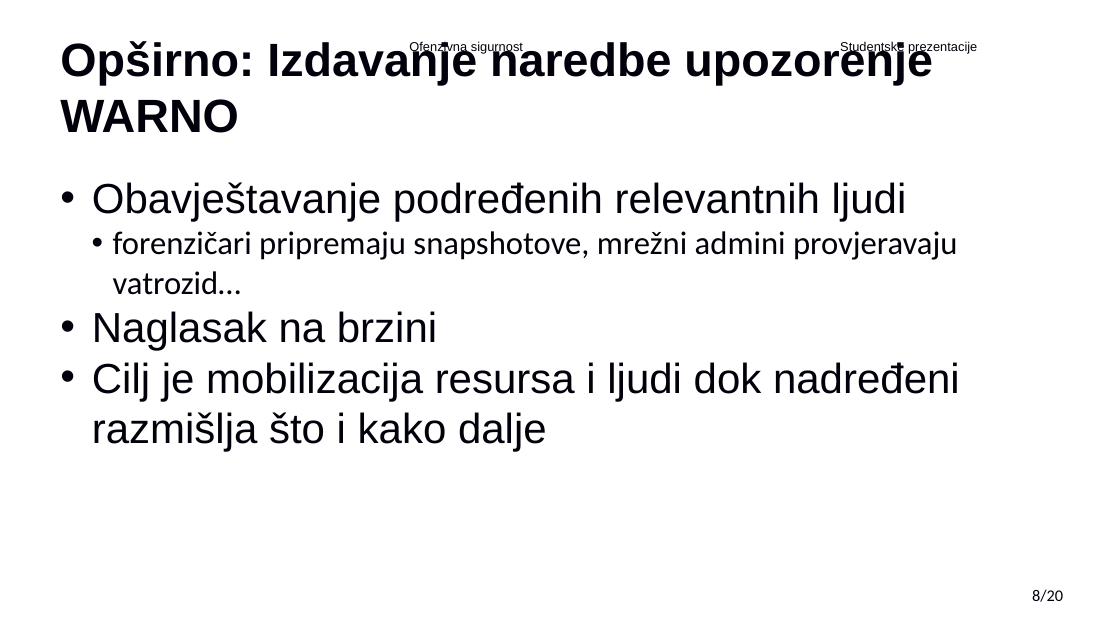
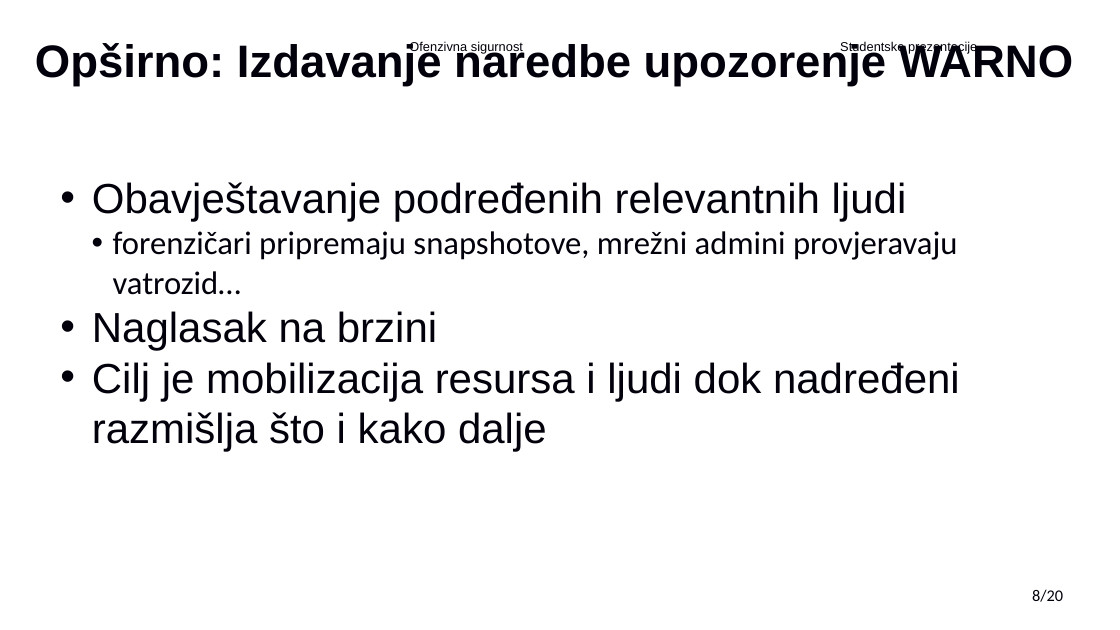
Before and after one commit to Gl1tc6/FER_diplomski, a slide deck: slide 9 of 3semestar/OFESIG/TLP.pptx. Drawn at 1120x630 pixels with LibreOffice and Linux fonts; fonts in the diff are those of the drawing; background and template pictures are left out. Boxes give left, top, right and bottom in pixels: in the first picture for what was removed or moved away, otherwise in the second. Text is boxed around its words. In the diff, an @@ line names an element or a change of style, - is before the commit and + after.

```diff
--- a/3semestar/OFESIG/TLP.pptx
+++ b/3semestar/OFESIG/TLP.pptx
@@ text "Opširno: Izdavanje naredbe upozorenje WARNO": place and size @@
-text "Opširno: Izdavanje naredbe upozorenje WARNO" at bbox=[60, 41, 933, 133]
+text "Opširno: Izdavanje naredbe upozorenje WARNO" at bbox=[35, 42, 1073, 87]
@@ text "Opširno: Izdavanje naredbe upozorenje WARNO" at bbox=[35, 42, 1073, 87]: size 40 to 39 pt @@
```
Also in this commit, not shown: 9 other slides changed, 1 slide added, 1 slide removed, 11 other files.
